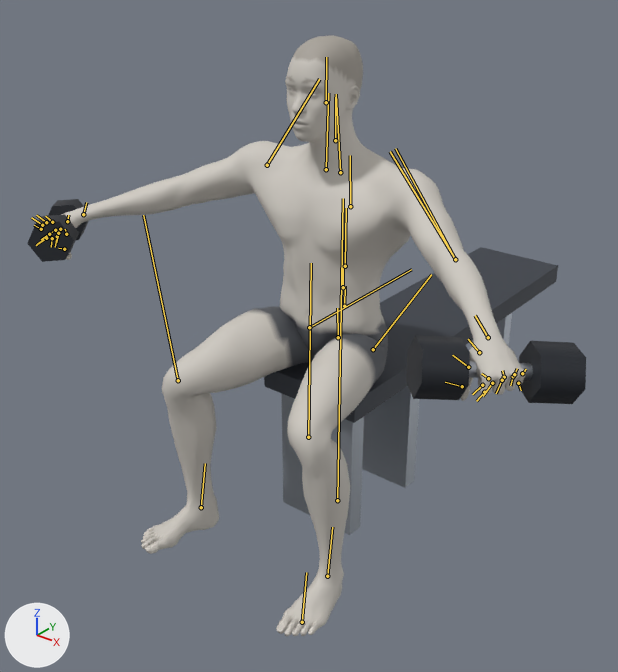
The glTF model exports/seated-dumbbell-lateral-raise.glb, before and after one commit.
Both versions are drawn from a 50 mm lens placed at (1.3, -1.77, 1.64), pointed at (-0.15, 0.05, 0.51). The axes (+X, +Y, +Z) are drawn at lower left. The lights are the same throughout. The picture after the commit comes second. Both versions are drawn at frame 79 of the action 'seated-dumbbell-lateral-raise'; the numbers are the values there. The bones that change, and the others that lie on the model, are drawn over the model as lines.
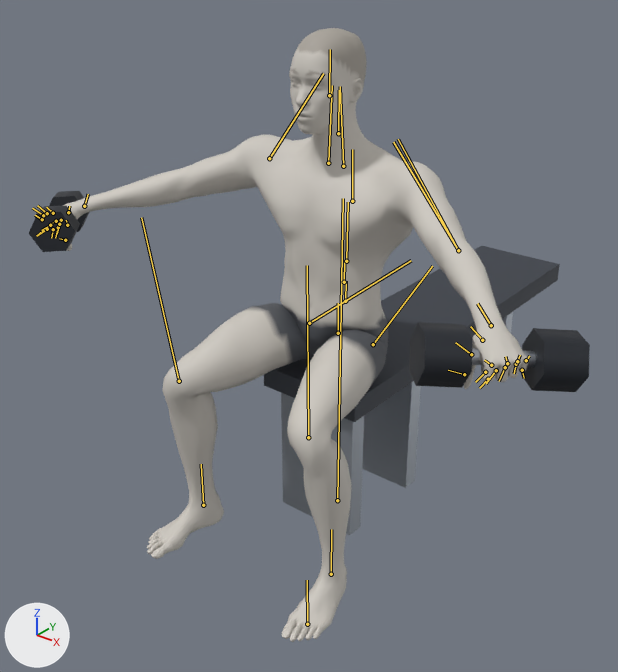
ob_dbl_right is not drawn itself; it is the parent of ob_mesh_1, ob_mesh_2, ob_mesh_3.
ob_dbr_right is not drawn itself; it is the parent of ob_mesh_4, ob_mesh_5, ob_mesh_6.
ob_props is not drawn itself; it is the parent of ob_bench.

Where the change shows, as pixel boxes [x1, y1, x2, y2] in the pictures (618 x 672 px):
'Mesh_0', posed
    before: [61, 35, 526, 636]
    after: [63, 28, 529, 642]
'Mesh_10', posed (6% shorter)
    before: [380, 247, 558, 345]
    after: [381, 246, 560, 338]
'Mesh_3', posed
    before: [518, 341, 586, 404]
    after: [521, 328, 590, 392]
'Mesh_2', posed
    before: [406, 335, 470, 400]
    after: [409, 322, 473, 388]
'Mesh_7', posed
    before: [264, 330, 414, 423]
    after: [264, 329, 414, 422]
'Mesh_5', posed
    before: [27, 215, 79, 262]
    after: [29, 205, 80, 252]
'Mesh_6', posed
    before: [48, 199, 88, 240]
    after: [49, 191, 89, 232]
'Mesh_1', posed
    before: [469, 361, 533, 380]
    after: [472, 348, 536, 368]
'Mesh_11', posed
    before: [496, 313, 512, 346]
    after: [495, 312, 513, 378]
bone 'pelvis', root to tip
    before: (338, 337) to (337, 308)
    after: (338, 333) to (338, 303)
bone 'thigh_l', root to tip
    before: (373, 349) to (431, 274)
    after: (373, 344) to (432, 266)
bone 'calf_l', root to tip
    before: (308, 437) to (311, 263)
    after: (308, 437) to (307, 265)
bone 'foot_l', root to tip
    before: (327, 576) to (332, 527)
    after: (331, 574) to (331, 529)
bone 'thigh_r', root to tip
    before: (309, 327) to (411, 269)
    after: (309, 323) to (411, 260)
bone 'calf_r', root to tip
    before: (178, 380) to (143, 215)
    after: (179, 381) to (141, 217)
bone 'foot_r', root to tip
    before: (201, 507) to (205, 463)
    after: (203, 505) to (201, 464)

What the commit changed:
Bone 'pelvis' (bone_pelvis) moves from (0.008, -0.405, 0.0) to (0.008, -0.391, 0.0).
Bone 'pelvis' (bone_pelvis) turns from (0, 0, -3) to (0, 0, -1) degrees about its own x, y and z.
Bone 'thigh_l' (bone_thigh_l) turns from (10, -4, 83) to (10, -2, 80) degrees about its own x, y and z.
Bone 'calf_l' (bone_calf_l) turns from (-9, 5, -87) to (-7, 5, -86) degrees about its own x, y and z.
Bone 'foot_l' (bone_foot_l) turns from (2, -7, 15) to (3, -7, 7) degrees about its own x, y and z.
Bone 'thigh_r' (bone_thigh_r) turns from (-10, 4, 83) to (-10, 2, 80) degrees about its own x, y and z.
Bone 'calf_r' (bone_calf_r) turns from (9, -5, -87) to (7, -5, -86) degrees about its own x, y and z.
Bone 'foot_r' (bone_foot_r) turns from (-2, 7, 15) to (-3, 7, 7) degrees about its own x, y and z.
